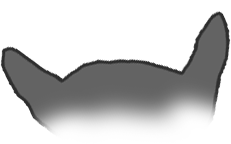
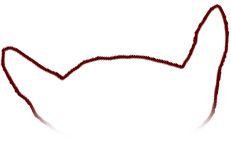
Layered file, before and after one edit (231x144). Changes by layer:
added layer "Layer 33" in group "Group 2" over bbox(0, 4, 230, 136)
hid "Layer 32" over bbox(0, 10, 231, 136)
